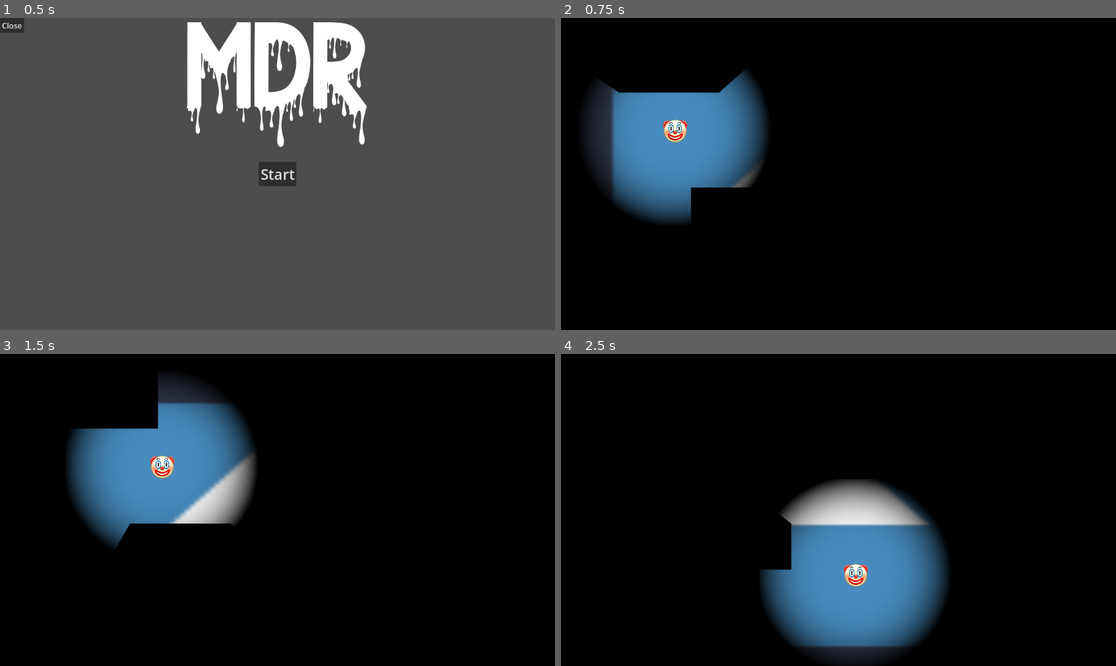
Above: before the commit, frames 1-4 (two rows, left to right).
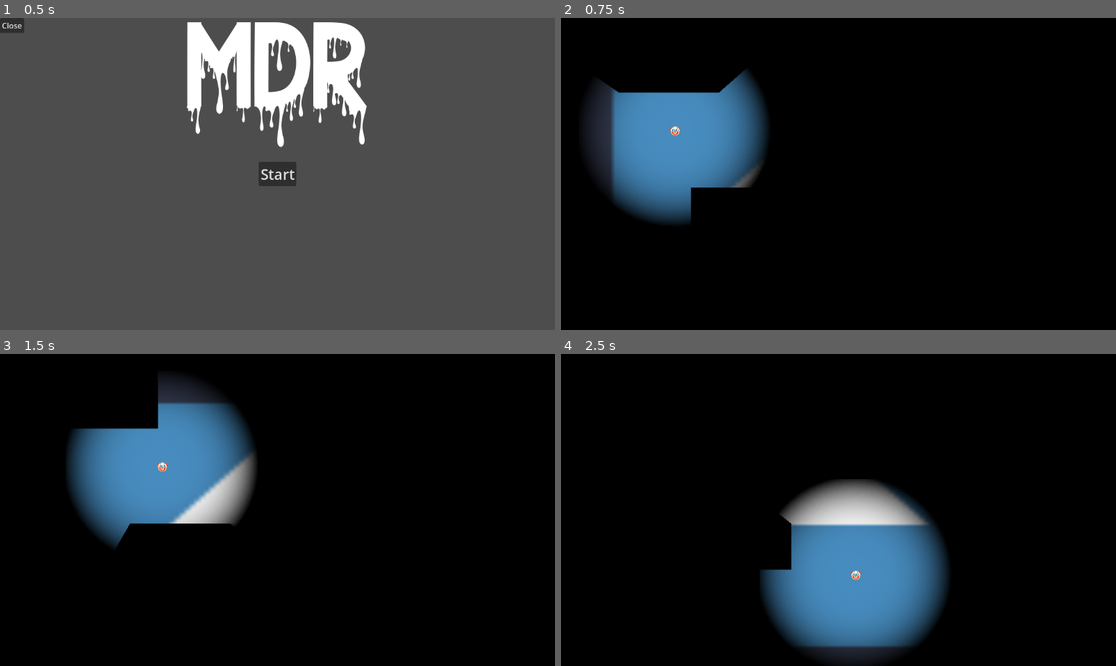
Above: after the commit, the same moments.

Repository: MANM-ANMM/jam_make_me_laugh
Game: Godot game, scene res://scenes/opening.tscn
Two runs of this game, one before a commit and one after it. Both use one fixed random seed, a clock stepped at 60 frames per second and the inputs below. The engine's default icon, where the game draws it, is replaced by a stand-in: a white triangle on a blue panel in a dark square.
Inputs:
- Up to frame 1 (0.5 s): no input
- Up to frame 2 (0.75 s): click "Start" at 0.5 s
- Up to frame 3 (1.5 s): tap Enter at 1.25 s; hold D (move_right) from 1.28 s (still down); hold Space (start) from 1.28 s (still down)
- Up to frame 4 (2.5 s): release D (move_right) at 2.03 s; release Space (start) at 2.03 s; hold S (move_down) from 2.03 s (still down); tap Space (start) at 2.1 s

Frame 1 is identical in both runs. In frame 2, 0.3% of the frame differs, in the area x 18-23%, y 32-41%; in frame 3, 0.3%, in the area x 27-32%, y 32-41%; in frame 4, 0.3%.

Commit message:
pnj qui fuit etc

Diff:
--- a/project.godot
+++ b/project.godot
@@ -51,13 +51,29 @@
 start={
 "deadzone": 0.5,
 "events": [Object(InputEventKey,"resource_local_to_scene":false,"resource_name":"","device":-1,"window_id":0,"alt_pressed":false,"shift_pressed":false,"ctrl_pressed":false,"meta_pressed":false,"pressed":false,"keycode":0,"physical_keycode":32,"key_label":0,"unicode":32,"echo":false,"script":null)
+, Object(InputEventJoypadButton,"resource_local_to_scene":false,"resource_name":"","device":-1,"button_index":0,"pressure":0.0,"pressed":true,"script":null)
+, Object(InputEventJoypadButton,"resource_local_to_scene":false,"resource_name":"","device":-1,"button_index":6,"pressure":0.0,"pressed":true,"script":null)
 ]
 }
 quit={
 "deadzone": 0.5,
 "events": [Object(InputEventKey,"resource_local_to_scene":false,"resource_name":"","device":-1,"window_id":0,"alt_press …(182 unchanged characters)…
+, Object(InputEventJoypadButton,"resource_local_to_scene":false,"resource_name":"","device":-1,"button_index":4,"pressure":0.0,"pressed":true,"script":null)
 ]
 }
+interaction={
+"deadzone": 0.5,
+"events": [Object(InputEventKey,"resource_local_to_scene":false,"resource_name":"","device":-1,"window_id":0,"alt_pressed":false,"shift_pressed":false,"ctrl_pressed":false,"meta_pressed":false,"pressed":false,"keycode":0,"physical_keycode":32,"key_label":0,"unicode":32,"echo":false,"script":null)
+, Object(InputEventJoypadButton,"resource_local_to_scene":false,"resource_name":"","device":-1,"button_index":0,"pressure":0.0,"pressed":true,"script":null)
+]
+}
+
+[layer_names]
+
+2d_physics/layer_1="Physique"
+2d_physics/layer_2="Player"
+2d_physics/layer_3="NPC"
+2d_physics/layer_4="Police"
 
 [rendering]
 
--- a/scenes/player.tscn
+++ b/scenes/player.tscn
@@ -6,12 +6,13 @@
 
 [sub_resource type="CircleShape2D" id="CircleShape2D_074ow"]
 
+[sub_resource type="CircleShape2D" id="CircleShape2D_4wcw4"]
+radius = 30.0
+
 [node name="Player" type="CharacterBody2D"]
+collision_layer = 3
 motion_mode = 1
 script = ExtResource("1_u3s0y")
-
-[node name="CollisionShape2D" type="CollisionShape2D" parent="."]
-shape = SubResource("CircleShape2D_074ow")
 
 [node name="PointLight2D" type="PointLight2D" parent="."]
 shadow_enabled = true
@@ -19,8 +20,18 @@
 texture_scale = 0.8
 
 [node name="Clown" type="Sprite2D" parent="."]
-scale = Vector2(0.1625, 0.1625)
+scale = Vector2(0.067, 0.067)
 texture = ExtResource("3_6xl70")
+
+[node name="CollisionShape2D" type="CollisionShape2D" parent="."]
+shape = SubResource("CircleShape2D_074ow")
 
 [node name="NavigationObstacle2D" type="NavigationObstacle2D" parent="."]
 radius = 20.0
+
+[node name="DetectPNJ" type="Area2D" parent="."]
+collision_layer = 0
+collision_mask = 4
+
+[node name="CollisionShape2D" type="CollisionShape2D" parent="DetectPNJ"]
+shape = SubResource("CircleShape2D_4wcw4")
--- a/scenes/pnj.tscn
+++ b/scenes/pnj.tscn
@@ -7,6 +7,7 @@
 [sub_resource type="CircleShape2D" id="CircleShape2D_eus3o"]
 
 [node name="PNJ" type="CharacterBody2D"]
+collision_layer = 5
 script = ExtResource("1_1ypm5")
 
 [node name="NavigationAgent2D" type="NavigationAgent2D" parent="."]
--- a/scripts/player.gd
+++ b/scripts/player.gd
@@ -1,9 +1,22 @@
 extends CharacterBody2D
 
-
+class_name Player
 const SPEED = 500.0
 
+@onready var area_detection_pnj := $DetectPNJ
+
 func _physics_process(_delta):
+	move()
+	action()
+
+func action():
+	if Input.is_action_just_pressed("interaction"):
+		if area_detection_pnj.has_overlapping_bodies():
+			print("choppe")
+			var npc : PNJ = area_detection_pnj.get_overlapping_bodies().front()
+			npc.interact(self)
+
+func move():
 	# Get the input direction and handle the movement/deceleration.
 	# As good practice, you should replace UI actions with custom gameplay actions.
 	var direction = Input.get_vector("move_left", "move_right", "move_up", "move_down")
--- a/scripts/pnj.gd
+++ b/scripts/pnj.gd
@@ -4,15 +4,38 @@
 @export var movement_speed: float = 80.0
 @onready var navigation_agent: NavigationAgent2D = get_node("NavigationAgent2D")
 var target_entrance:Marker2D
+var fou:Player
 
+enum State {
+	Normal,
+	Accoste,
+	Fly,
+}
+
+var state : State = State.Normal
 
 func set_movement_target(movement_target: Vector2):
 	navigation_agent.set_target_position(movement_target)
 
 func _physics_process(_delta):
+	match state:
+		State.Normal:
+			move_normal()
+		State.Accoste:
+			pass
+		State.Fly:
+			move_fly()
+
+func move_fly():
+	var dir := (global_position - fou.global_position).normalized()
+	velocity = dir * movement_speed
+	move_and_slide()
+
+func move_normal():
 	if navigation_agent.is_navigation_finished():
 		queue_free()
 		return
+
 
 	var next_path_position: Vector2 = navigation_agent.get_next_path_position()
 	var new_velocity: Vector2 = global_position.direction_to(next_path_position) * movement_speed
@@ -20,6 +43,25 @@
 		navigation_agent.set_velocity(new_velocity)
 	else:
 		_on_velocity_computed(new_velocity)
+
+func interact(player:Player):
+	match state:
+		State.Normal:
+			accoster(player)
+		State.Accoste:
+			state = State.Fly
+		State.Fly:
+			tuer()
+
+func accoster(player:Player):
+	navigation_agent.velocity_computed.disconnect(_on_velocity_computed)
+	velocity = Vector2.ZERO
+	state = State.Accoste
+	fou = player
+
+func tuer():
+	queue_free()
+
 
 func _on_velocity_computed(safe_velocity: Vector2):
 	velocity = safe_velocity
Not shown: 1 places in scenes/player.tscn that only renumber resources
